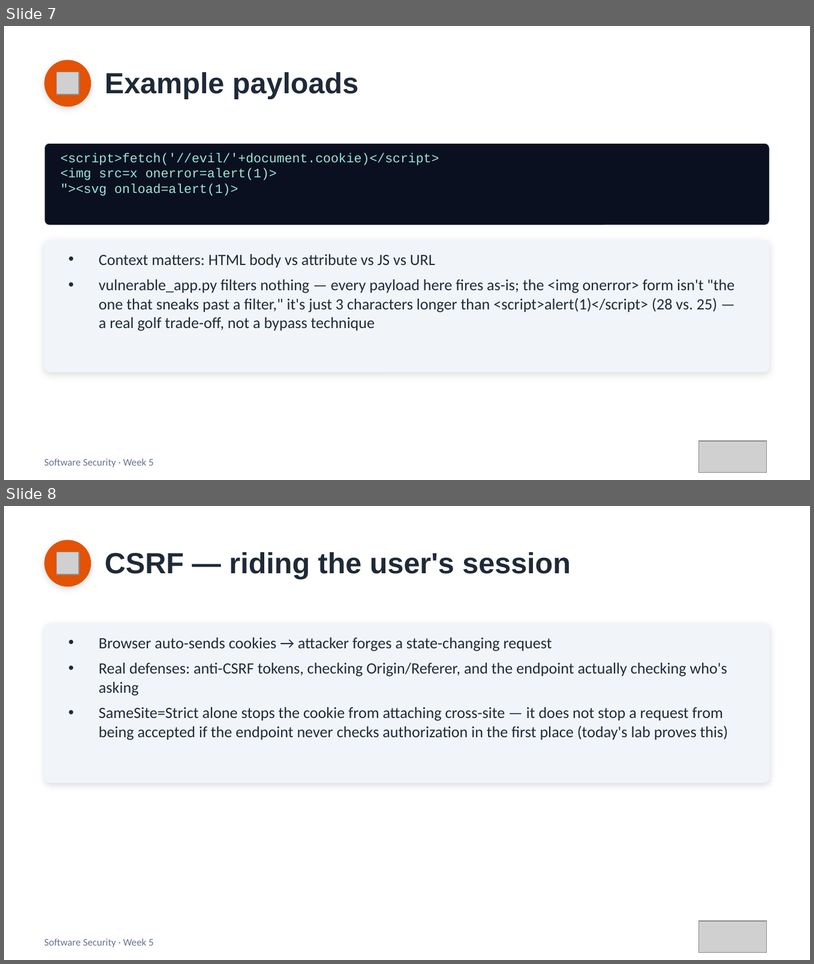
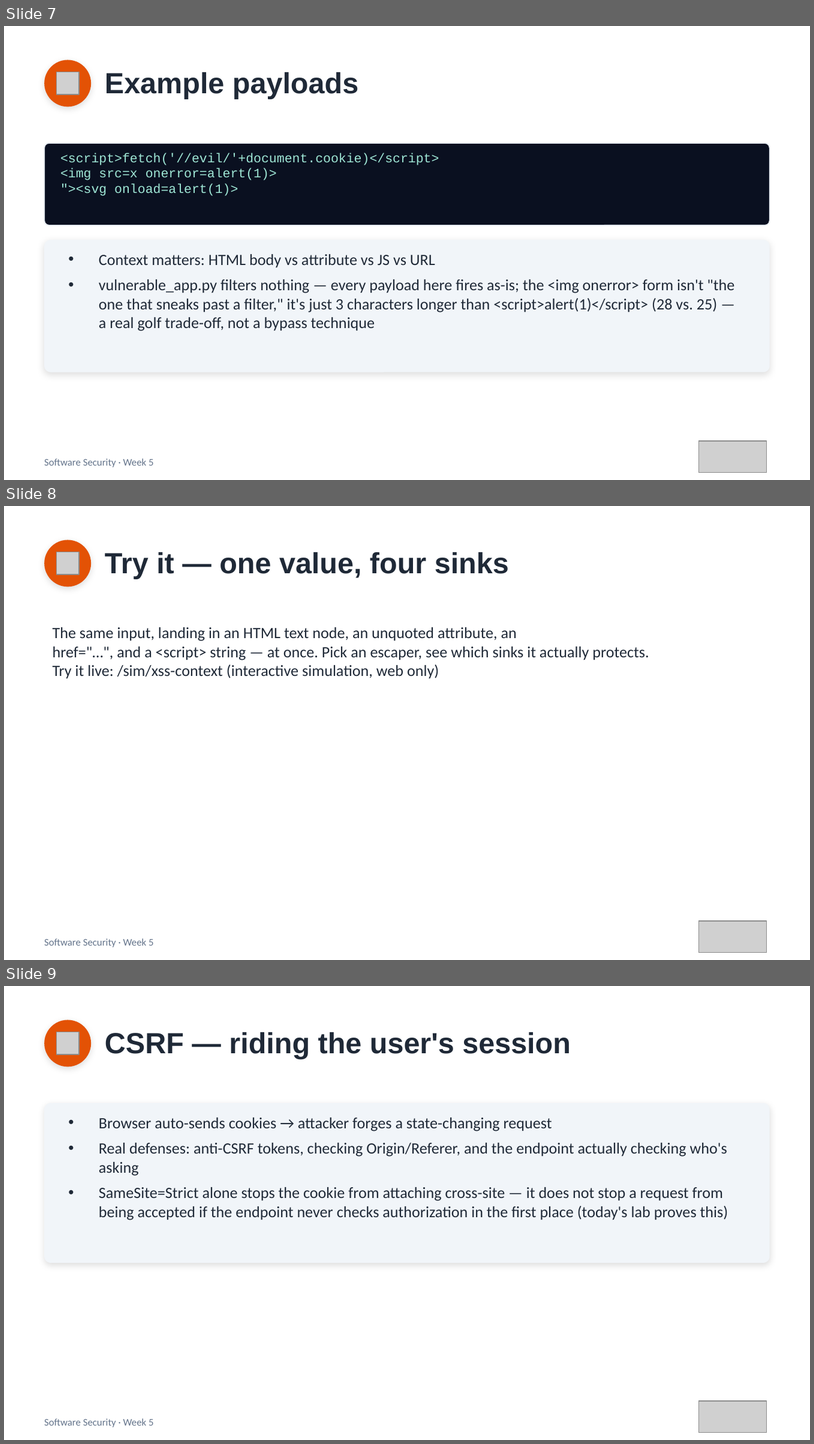
Before and after one commit to 6531503085Sutapat/software-security, a slide deck: slides/pptx/week05.pptx. Shown one above the other, each under a label of ours: slides 7 and 8 before the commit, slides 7, 8 and 9 after it. The pictures are 814x964 and 814x1444 pixels, drawn with LibreOffice and Linux fonts; fonts in the diff are those of the drawing; grey boxes stand for pictures. Boxes give left, top, right and bottom in pixels: in the first picture for what was removed or moved away, otherwise in the second. Text is boxed around its words. In the diff, an @@ line names an element or a change of style, - is before the commit and + after.

```diff
--- a/slides/pptx/week05.pptx
+++ b/slides/pptx/week05.pptx
@@ slide 8 added at <box>4,506,810,960</box>, background #FFFFFF @@
@@ ellipse added at <box>44,540,91,586</box>, fill #E35205 @@
@@ picture added at <box>56,552,79,574</box> @@
@@ text added at <box>105,552,509,579</box>, 26 pt, text #1F2937, bold @@
+Try it — one value, four sinks
@@ text added at <box>53,627,649,679</box>, 14 pt, text #1F2937 @@
+The same input, landing in an HTML text node, an unquoted attribute, an
+href="…", and a <script> string — at once. Pick an escaper, see which sinks it actually protects.
+Try it live: /sim/xss-context (interactive simulation, web only)
@@ picture added at <box>699,921,767,952</box> @@
@@ text added at <box>44,938,154,947</box>, 9 pt, text #64748B @@
+Software Security · Week 5
@@ what was slide 8 is now slide 9 @@
```
Also in this commit, not shown: 1 other slide added, 9 other files.
